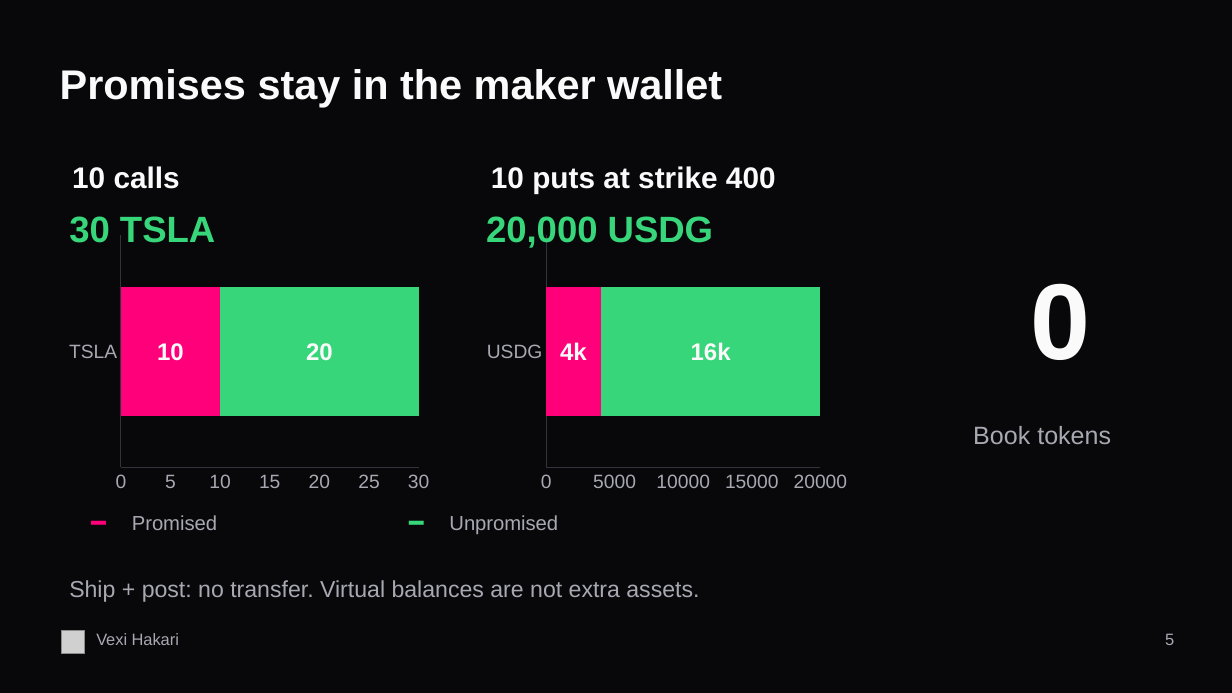
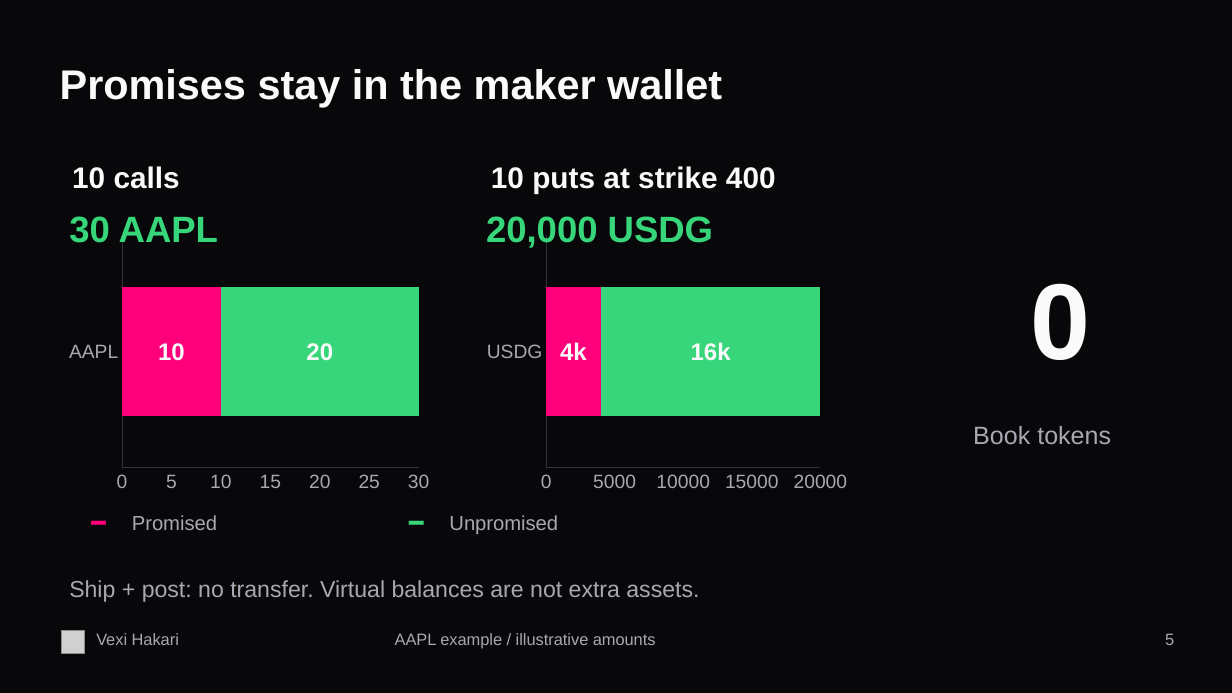
Before and after one commit to vexi-v1/vexi-hakari, a slide deck: slide 5 of docs/presentations/Vexi-Hakari-6min-EN.pptx. Drawn at 1232x693 pixels with LibreOffice and Linux fonts; fonts in the diff are those of the drawing; grey boxes stand for pictures. Boxes give left, top, right and bottom in pixels: in the first picture for what was removed or moved away, otherwise in the second. Text is boxed around its words. In the diff, an @@ line names an element or a change of style, - is before the commit and + after.

Commit message:
docs: use AAPL in bilingual six-minute demo artifacts

```diff
--- a/docs/presentations/Vexi-Hakari-6min-EN.pptx
+++ b/docs/presentations/Vexi-Hakari-6min-EN.pptx
@@ bar stacked chart at <box>62,230,437,498</box> @@
-categories: TSLA
+categories: AAPL
@@ text at <box>69,216,218,249</box>: text changed @@
-30 TSLA
+30 AAPL
@@ text added at <box>395,633,656,649</box>, 12.8 pt, text #A8A8B2 @@
+AAPL example / illustrative amounts
```
Also in this commit, not shown: 9 other slides changed, 5 other files.
